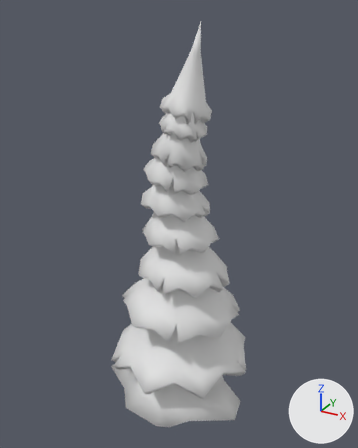
Renders of the Blender file Ejercicio árbol/arbol03.blend from each side of a commit.
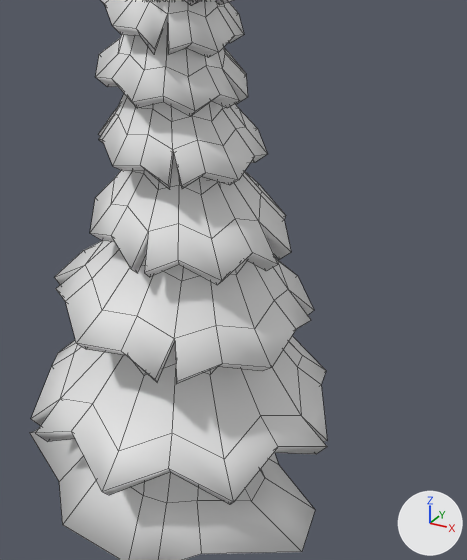
The first picture shows the older version from a camera (50 mm lens) standing at (9.16, -16.74, 16.48) and looking at (-0.11, 0.11, 8.05). The close-ups show both versions on the part from 27% to 87% of the width and 38% to 95% of the height of that picture; other places that the commit changed are outside them. Every picture has the same lights, and +X, +Y and +Z are marked at lower right. The close-ups show mesh edges as thin lines.
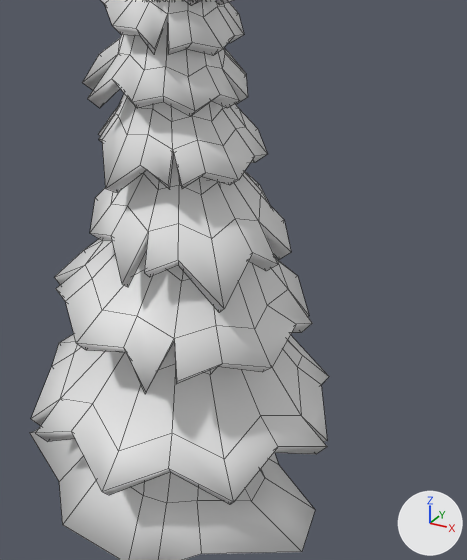
Pixel boxes (x1, y1, x2, y2) of what changed, in the close-ups (467 x 560 px; the box of a moved part takes in the faces that stretch with it):
'Cylinder.002', reshaped (8% taller)
    before: (54, 241, 314, 384)
    after: (54, 239, 312, 394)
'Cylinder.003', reshaped (21% taller)
    before: (90, 153, 291, 285)
    after: (90, 153, 291, 313)
'Cylinder.005', reshaped
    before: (99, 93, 267, 189)
    after: (99, 93, 267, 192)
'Cylinder.006', reshaped (8% wider)
    before: (95, 18, 248, 116)
    after: (82, 18, 248, 116)
part 1 of me_cylinder_002, moved or reshaped
    before: (236, 259, 314, 367)
    after: (238, 259, 312, 367)
part 2 of me_cylinder_002, moved or reshaped
    before: (77, 310, 174, 382)
    after: (77, 310, 174, 394)
part 3 of me_cylinder_002, moved or reshaped
    before: (92, 250, 183, 338)
    after: (92, 253, 183, 338)
part 4 of me_cylinder_003, moved or reshaped
    before: (245, 172, 286, 219)
    after: (245, 172, 270, 205)
part 5 of me_cylinder_003, moved or reshaped
    before: (178, 219, 253, 285)
    after: (178, 219, 253, 313)
part 6 of me_cylinder_003, moved or reshaped
    before: (112, 207, 148, 273)
    after: (111, 207, 148, 287)
part 7 of me_cylinder_005, moved or reshaped
    before: (102, 116, 148, 171)
    after: (102, 116, 148, 192)
part 8 of me_cylinder_006, moved or reshaped
    before: (95, 39, 129, 87)
    after: (82, 39, 129, 108)

What changed in the scene script:
```text
Change me_cylinder_002:
    where me_cylinder_002.from_pydata(...)  # 68 vertices, 48 faces; spans x -2.88..2.69, y -2.78..2.8, z -2.46..1.0
    used by ob_cylinder_002; location = (0.27, -0.01, 6.37); rotation_euler = (0.0, 0.0774, 0.0), in degrees (0, 4.4, 0); scale = (0.913, 0.913, 0.913)
    me_cylinder_002 part 1
    me_cylinder_002.vertices[6].co: (2.69, 0.89, -2.44) -> (2.78, 0.71, -2.37)
    me_cylinder_002.vertices[8].co: (2.68, 0.0, -2.14) -> (2.64, 0.07, -2.07)
    me_cylinder_002.vertices[36].co: (2.11, 0.0, -1.62) -> (2.0, -0.13, -1.71)
    me_cylinder_002.vertices[51].co: (2.6, 1.27, -2.44) -> (2.52, 1.24, -2.6)
    me_cylinder_002.vertices[55].co: (1.41, 0.59, -0.9) -> (1.34, 0.57, -0.93)
    me_cylinder_002 part 2
    me_cylinder_002.vertices[14].co: (0.83, -2.78, -2.43) -> (0.74, -2.94, -2.69)
    me_cylinder_002.vertices[16].co: (-0.03, -2.7, -2.14) -> (0.06, -2.77, -1.98)
    me_cylinder_002 part 3
    me_cylinder_002.vertices[60].co: (-0.02, -1.46, -0.8) -> (-0.08, -1.27, -0.8)
    me_cylinder_002.vertices[61].co: (-0.61, -1.43, -0.94) -> (-0.58, -1.5, -1.22)
Change me_cylinder_003:
    where me_cylinder_003.from_pydata(...)  # 68 vertices, 48 faces; spans x -2.05..2.58, y -2.28..2.31, z -2.5..0.99
    used by ob_cylinder_003; location = (0.15, -0.01, 8.11); rotation_euler = (0.0, 0.0774, 0.0), in degrees (0, 4.4, 0); scale = (0.893, 0.893, 0.893)
    me_cylinder_003 part 4
    me_cylinder_003.vertices[4].co: (1.86, 1.6, -2.42) -> (1.88, 1.51, -2.77)
    me_cylinder_003 part 5
    me_cylinder_003.vertices[12].co: (1.86, -1.61, -2.42) -> (2.11, -1.95, -2.79)
    me_cylinder_003 part 6
    me_cylinder_003.vertices[16].co: (0.09, -2.26, -2.44) -> (0.0, -2.44, -2.74)
Change me_cylinder_005:
    where me_cylinder_005.from_pydata(...)  # 83 vertices, 64 faces; spans x -1.63..2.05, y -1.85..1.84, z -2.47..1.04
    used by ob_cylinder_005; location = (-0.03, -0.01, 9.68); rotation_euler = (0.0, 0.0774, 0.0), in degrees (0, 4.4, 0); scale = (0.845, 0.845, 0.845)
    me_cylinder_005 part 7
    me_cylinder_005.vertices[18].co: (-0.49, -1.8, -2.42) -> (-0.55, -1.96, -2.93)
Change me_cylinder_006:
    where me_cylinder_006.from_pydata(...)  # 51 vertices, 32 faces; spans x -1.79..1.76, y -1.76..1.78, z -2.47..0.94
    used by ob_cylinder_006; location = (-0.01, -0.01, 11.01); rotation_euler = (0.0, 0.0774, 0.0), in degrees (0, 4.4, 0); scale = (0.845, 0.845, 0.845)
    verts and faces of me_cylinder_006; kept vertices keep their numbers, new ones are numbered from 51
    before: 18 (-0.67, -1.54, -2.08), 20 (-1.27, -1.25, -2.31), 41 (-0.5, -1.12, -1.63), 42 (-0.92, -0.91, -1.78)
    me_cylinder_006 part 8
    add delete_faces([(18, 41, 42, 20)])
    add verts[20] = (-1.66, -1.14, -2.59)  # moved
    add verts[51] = (-1.19, -1.66, -2.65)
    add faces += [(18, 41, 42, 51)]
```
